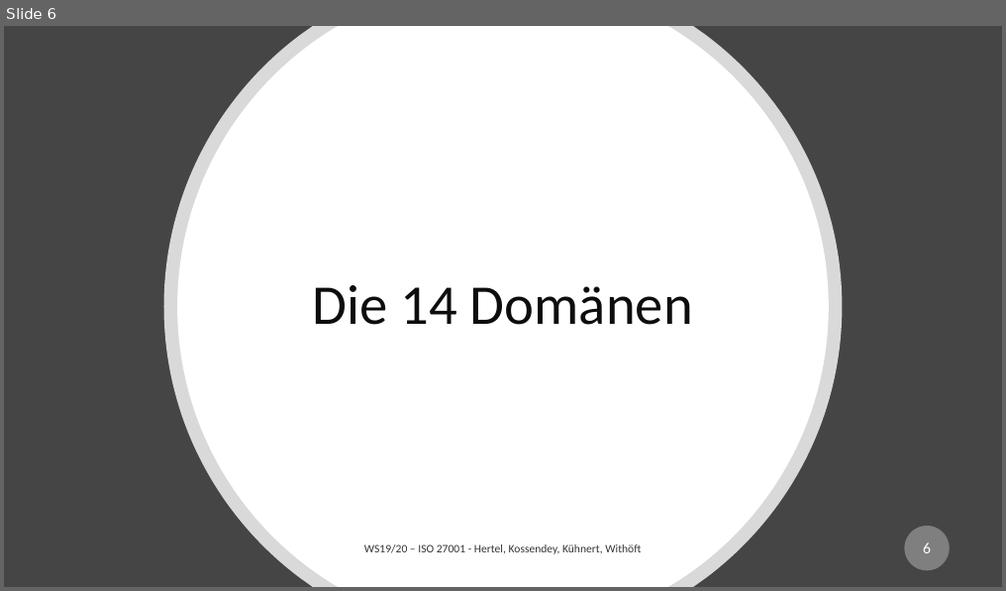
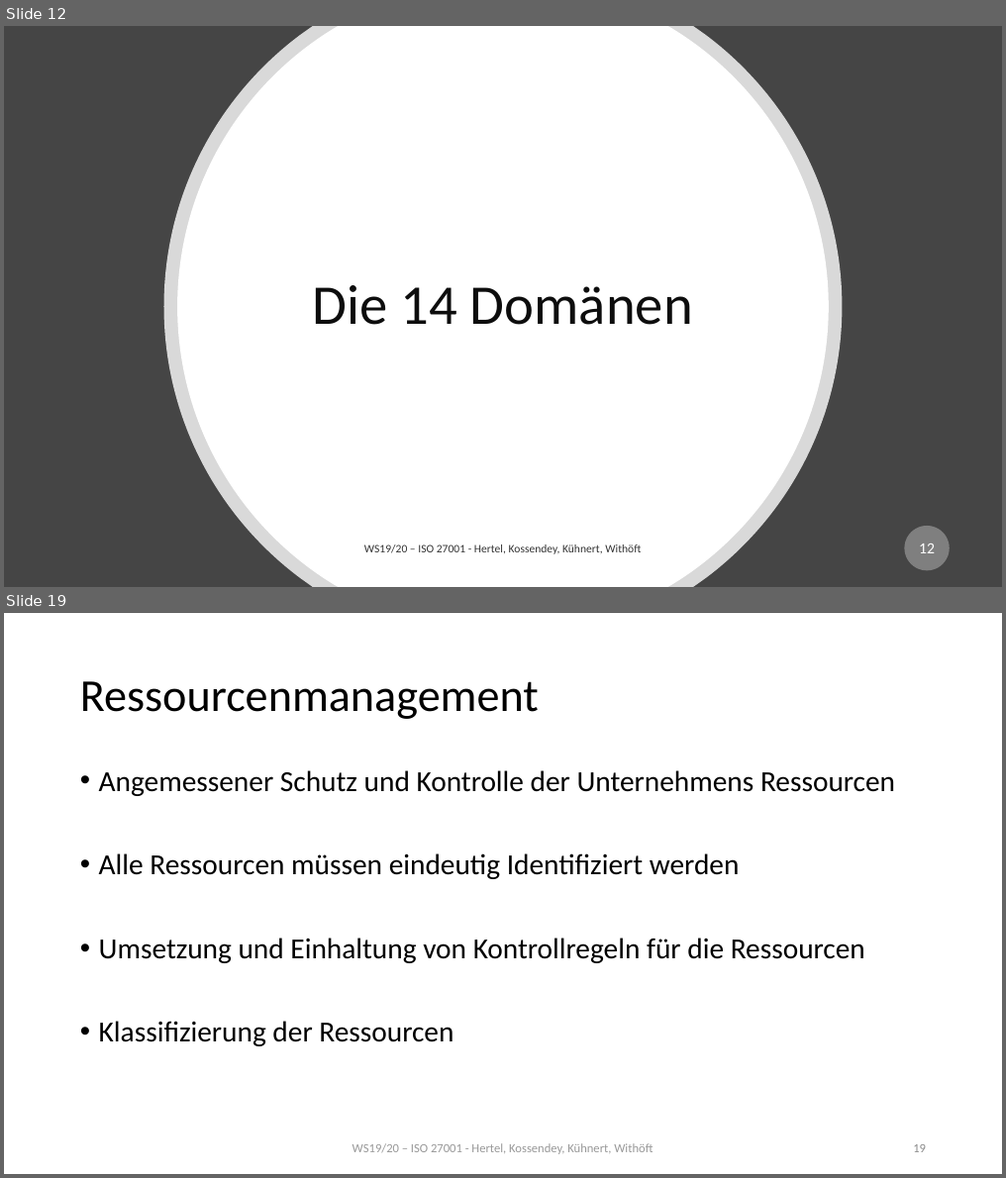
Before and after one commit to mwithoeft/SicherheitUndZuverlaessigkeit, a slide deck: merged.pptx. Shown one above the other, each under a label of ours: slide 6 before the commit, slides 12 and 19 after it; the slides between them are not shown. The pictures are 1006x591 and 1006x1178 pixels, drawn with LibreOffice and Linux fonts; fonts in the diff are those of the drawing. Boxes give left, top, right and bottom in pixels: in the first picture for what was removed or moved away, otherwise in the second. Text is boxed around its words. In the diff, an @@ line names an element or a change of style, - is before the commit and + after.

```diff
--- a/merged.pptx
+++ b/merged.pptx
@@ slide 19 added at (x1=4, y1=613, x2=1002, y2=1174), background #FFFFFF @@
@@ title added at (x1=80, y1=681, x2=539, y2=719), 44 pt, text #000000 @@
+Ressourcenmanagement
@@ text added at (x1=99, y1=770, x2=895, y2=1047), 28 pt, text #000000 @@
+• Angemessener Schutz und Kontrolle der Unternehmens Ressourcen
+• Alle Ressourcen müssen eindeutig Identifiziert werden
+• Umsetzung und Einhaltung von Kontrollregeln für die Ressourcen
+• Klassifizierung der Ressourcen
@@ text added at (x1=352, y1=1144, x2=652, y2=1155), 12 pt, text #808080 at 80% opacity @@
+WS19/20 – ISO 27001 - Hertel, Kossendey, Kühnert, Withöft
@@ page number added at (x1=913, y1=1145, x2=926, y2=1153), 12 pt, text #8C8C8C @@
+19
@@ what was slide 6 is now slide 12 @@
@@ page number at (x1=919, y1=544, x2=935, y2=554): text changed @@
-6
+12
```
Also in this commit, not shown: 4 slides changed, 26 other slides added.
